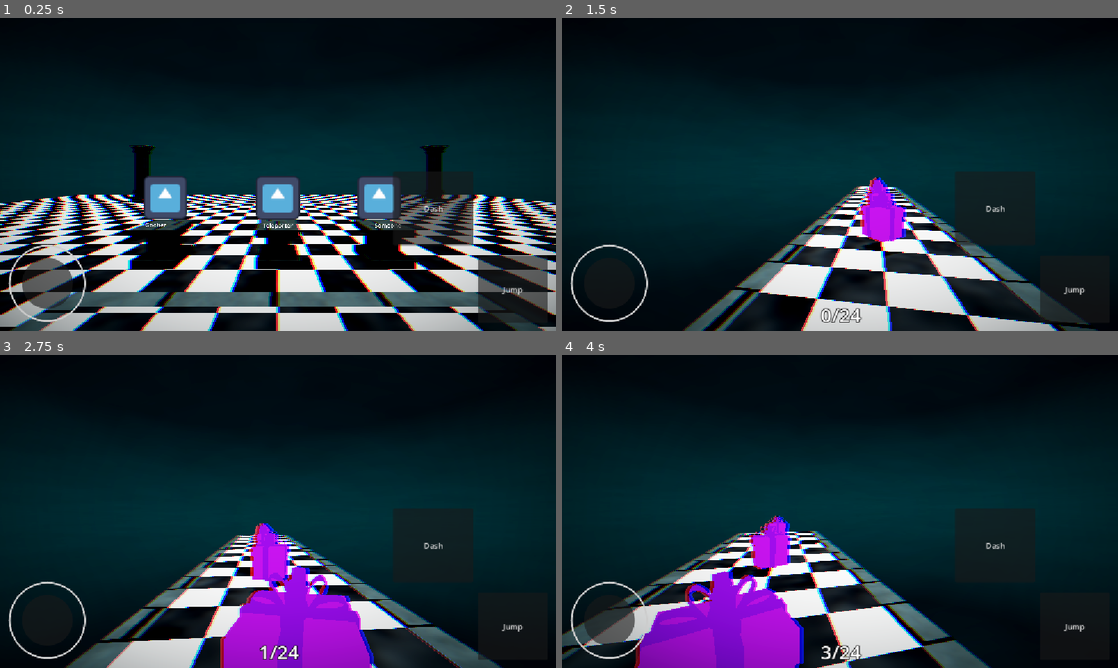
Above: before the commit, frames 1-4 (two rows, left to right).
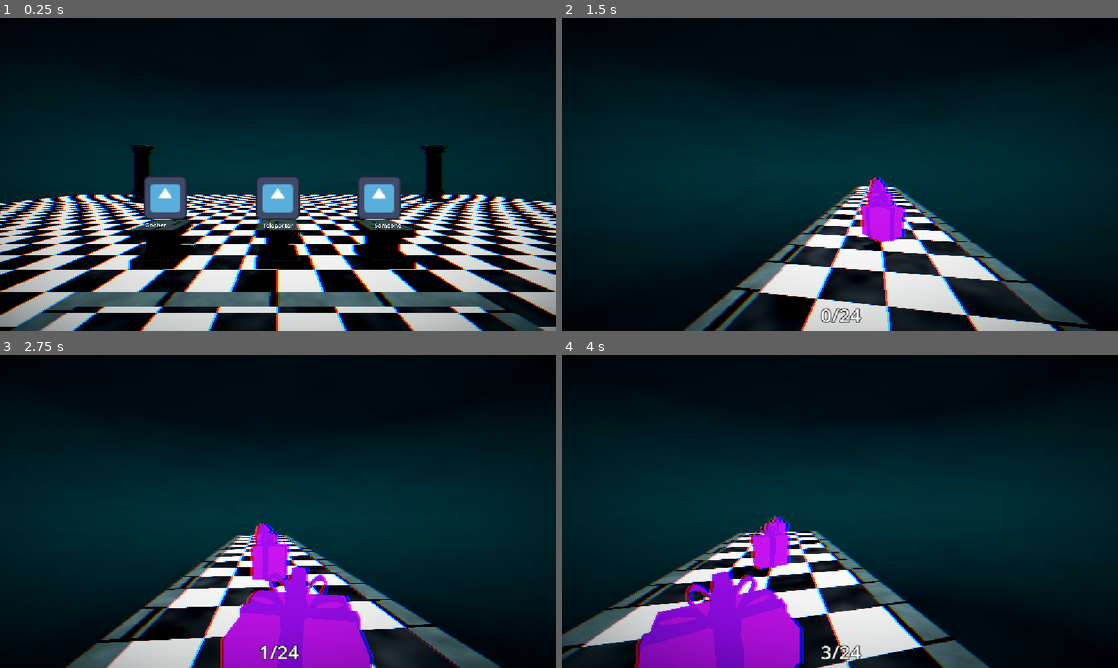
Above: after the commit, the same moments.

Repository: moonwavestudios/Voidscape
Game: Godot game, scene res://main.tscn
The game is run twice, just before and just after one commit, with the same random seed, the same clock (stepped at 60 frames per second) and the same inputs. The engine's default icon, where the game draws it, is replaced by a stand-in: a white triangle on a blue panel in a dark square.
Inputs (mouse positions are in pixels of both pictures, inside the frame that each line leads up to):
- Up to frame 1 (0.25 s): no input
- Up to frame 2 (1.5 s): tap Enter (ui_accept) at 0.5, 0.77 s; move the mouse to (867, 174) at 0.52 s; hold Up (ui_up) from 0.53 s (still down); tap E (dash) at 0.6 s; click (867, 174) at 0.67 s; tap F (interact) at 1.25, 1.35 s; move the mouse to (812, 174) at 1.27 s
- Up to frame 3 (2.75 s): keep holding Up (ui_up); tap Enter (ui_accept) at 1.52 s; move the mouse to (289, 505) at 2.02 s; tap E (dash) at 2.1 s
- Up to frame 4 (4 s): keep holding Up (ui_up); move the mouse to (834, 517) at 2.77 s; tap F (interact) at 2.85 s; click (834, 517) at 2.92 s; tap Enter (ui_accept) at 3.02, 3.77 s; move the mouse to (878, 514) at 3.52 s; tap E (dash) at 3.6 s

The runs differ from the first frame. In frame 1, 4.0% of the frame differs, in the area x 1-99%, y 50-98%; in frame 2, 0.9%; in frame 3, 0.4%; in frame 4, 1.2%.

Commit message:
fixed the horse

Diff:
--- /dev/null
+++ b/assets/models/horse/Material #3.tres
@@ -0,0 +1,3 @@
+[gd_resource type="StandardMaterial3D" format=3 uid="uid://cfjna02troyml"]
+
+[resource]
--- a/scenes/player_ui.tscn
+++ b/scenes/player_ui.tscn
@@ -37,6 +37,7 @@
 expand_mode = 1
 
 [node name="Mobile" type="Control" parent="." unique_id=1526959764]
+visible = false
 anchors_preset = 0
 offset_right = 40.0
 offset_bottom = 40.0
--- a/scenes/threats/horse.tscn
+++ b/scenes/threats/horse.tscn
@@ -1,5 +1,6 @@
 [gd_scene format=3 uid="uid://bhq0muku5oap6"]
 
+[ext_resource type="Script" uid="uid://bo7733h4oewja" path="res://scripts/horse.gd" id="1_0cmq4"]
 [ext_resource type="PackedScene" uid="uid://dkyc6f1vwi4g" path="res://assets/models/horse/black_horse_chess.tscn" id="2_0cmq4"]
 
 [sub_resource type="BoxShape3D" id="BoxShape3D_lsfkr"]
@@ -9,6 +10,7 @@
 size = Vector3(1, 1.9614258, 1)
 
 [node name="horse" type="Node3D" unique_id=2125563579]
+script = ExtResource("1_0cmq4")
 
 [node name="Area3D" type="Area3D" parent="." unique_id=1386374254]
 
@@ -24,3 +26,5 @@
 
 [node name="Black Horse Chess" parent="." unique_id=437884797 instance=ExtResource("2_0cmq4")]
 transform = Transform3D(21.24, 0, 0, 0, 21.24, 0, 0, 0, 21.24, -3.743, -0.502, 5.066)
+
+[connection signal="body_entered" from="Area3D" to="." method="_on_area_3d_body_entered"]
--- a/scripts/game.gd
+++ b/scripts/game.gd
@@ -39,6 +39,7 @@
 
 var threat_scenes = {
 	"Bell" = preload("res://scenes/threats/bell.tscn"),
+	"Horse" = preload("res://scenes/threats/horse.tscn"),
 }
 
 func seeded_pick_random(array: Array):
--- /dev/null
+++ b/scripts/horse.gd
@@ -0,0 +1,15 @@
+extends Node3D
+
+
+# Called when the node enters the scene tree for the first time.
+func _ready() -> void:
+	pass # Replace with function body.
+
+
+# Called every frame. 'delta' is the elapsed time since the previous frame.
+func _process(delta: float) -> void:
+	pass
+
+func _on_area_3d_body_entered(body: Node3D) -> void:
+	if body.is_in_group("player"):
+		body.dead = true
Not shown, added: scripts/horse.gd.uid
